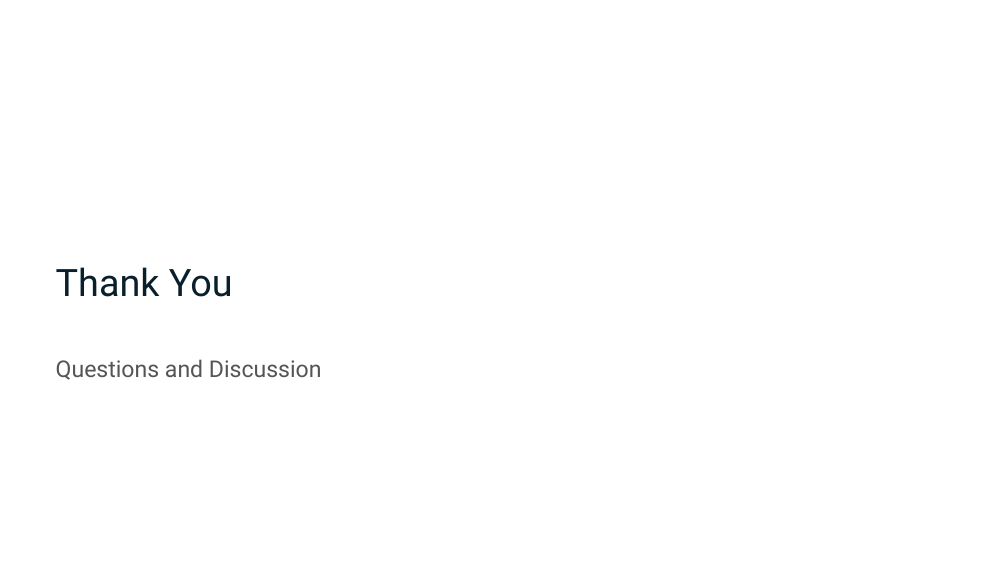
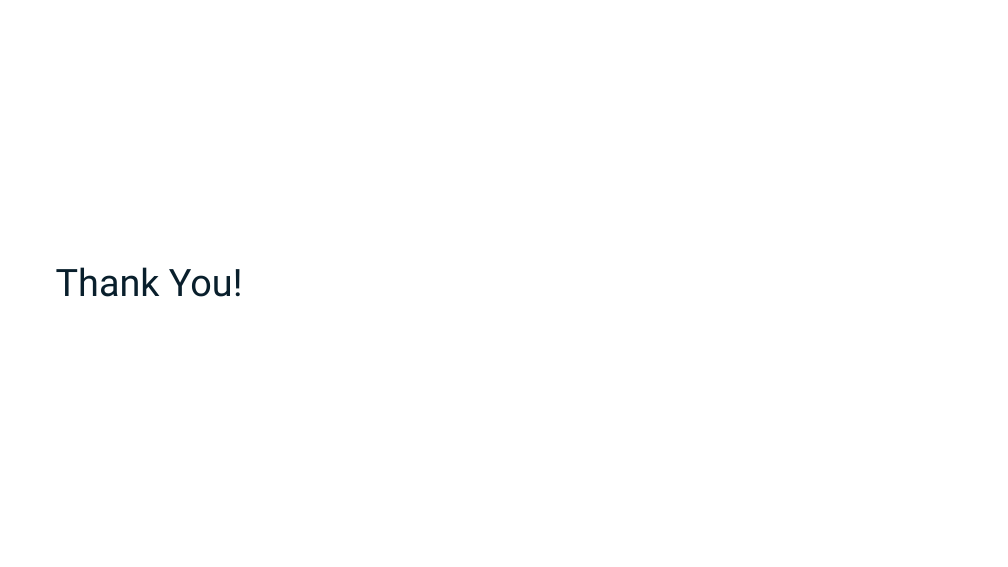
Before and after one commit to Azure/agentops-workshop, a slide deck: slide 29 of short/slides.pptx. Drawn at 1008x567 pixels with LibreOffice and Linux fonts; fonts in the diff are those of the drawing. Boxes give left, top, right and bottom in pixels: in the first picture for what was removed or moved away, otherwise in the second. Text is boxed around its words. In the diff, an @@ line names an element or a change of style, - is before the commit and + after.

```diff
--- a/short/slides.pptx
+++ b/short/slides.pptx
@@ text at [56,267,243,297]: text changed @@
-Thank You
+Thank You!
@@ text removed at [56,359,322,380] @@
-Questions and Discussion
```
Also in this commit, not shown: 5 other slides changed, 1 other file.
